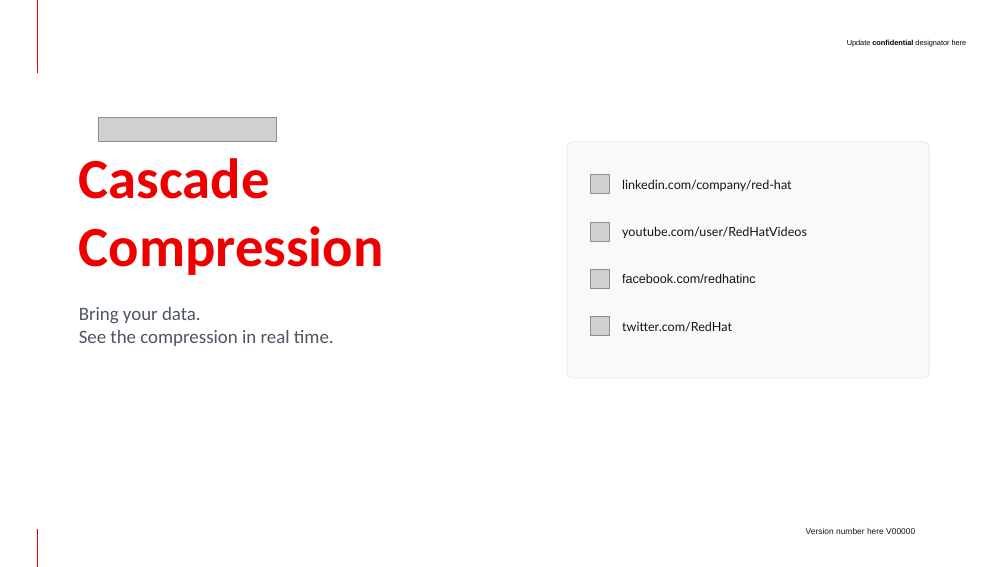
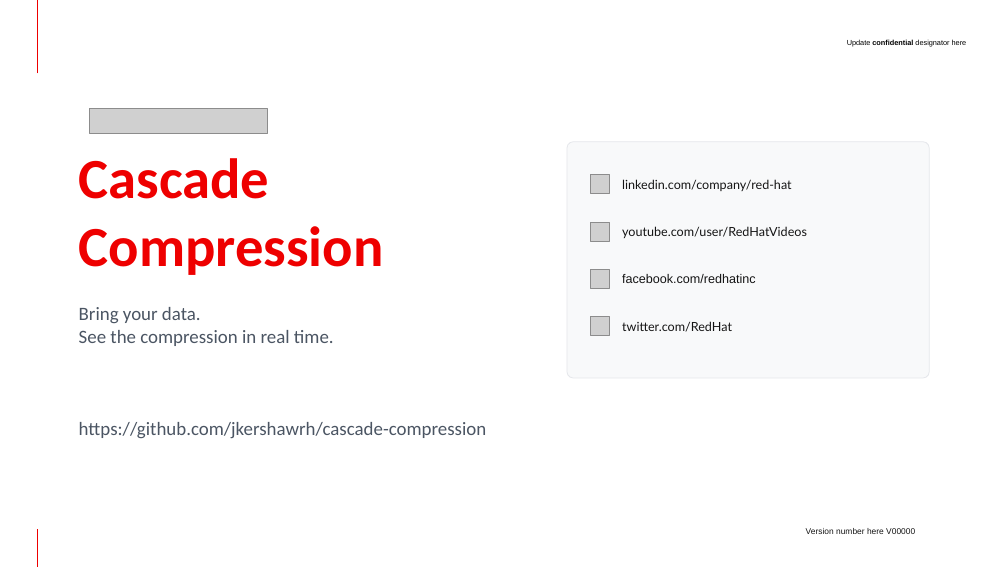
Before and after one commit to jkershawrh/cascade-compression, a slide deck: slide 11 of docs/Cascade-Compression-Whitepaper-Deck.pptx. Drawn at 1008x567 pixels with LibreOffice and Linux fonts; fonts in the diff are those of the drawing; grey boxes stand for pictures; background and template pictures are left out. Boxes give left, top, right and bottom in pixels: in the first picture for what was removed or moved away, otherwise in the second. Text is boxed around its words. In the diff, an @@ line names an element or a change of style, - is before the commit and + after.

```diff
--- a/docs/Cascade-Compression-Whitepaper-Deck.pptx
+++ b/docs/Cascade-Compression-Whitepaper-Deck.pptx
@@ picture: place and size @@
-picture at <box>98,117,276,141</box>
+picture at <box>90,109,268,133</box>
@@ text at <box>79,422,487,438</box>: paragraph added @@
+https://github.com/jkershawrh/cascade-compression
```
Also in this commit, not shown: 5 other slides changed.
